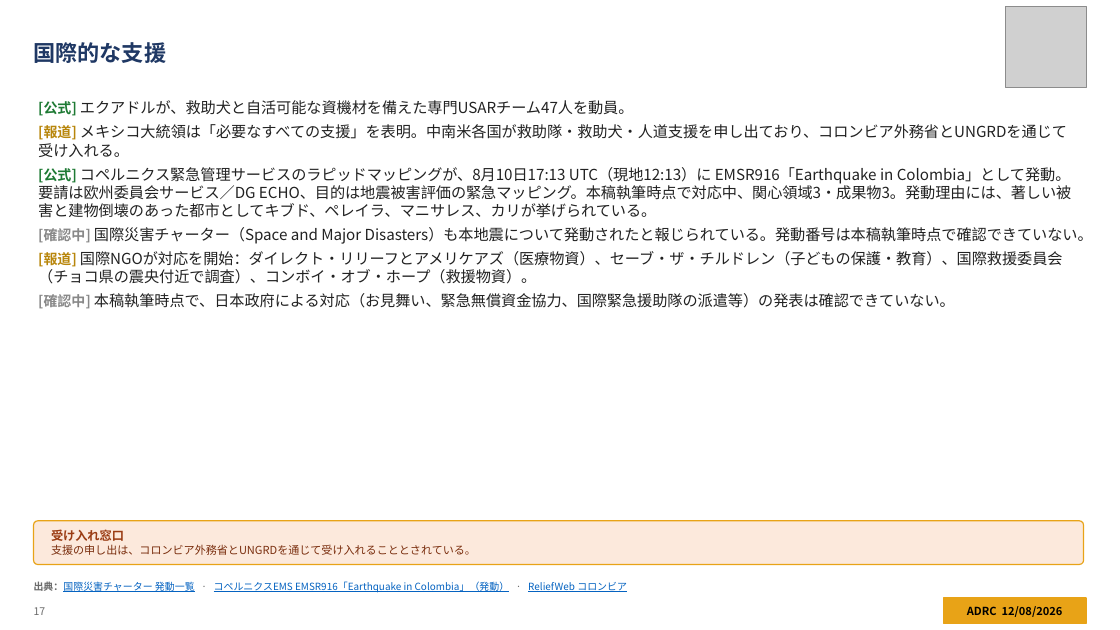
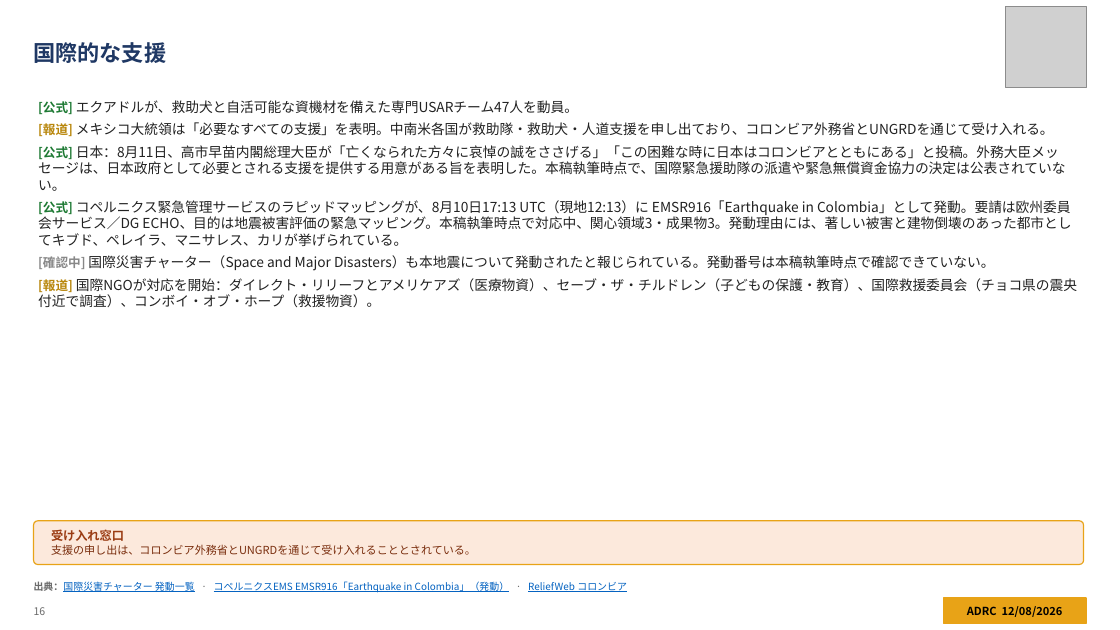
Before and after one commit to kochobi-max/whatsmap, a slide deck: slide 16 of reports/colombia_eq_20260810/output/ADRC_EQ_COL_Choco_20260810_JA.pptx (slide 17 before the commit). Drawn at 1120x630 pixels with LibreOffice and Linux fonts; fonts in the diff are those of the drawing; grey boxes stand for pictures. Boxes give left, top, right and bottom in pixels: in the first picture for what was removed or moved away, otherwise in the second. Text is boxed around its words. In the diff, an @@ line names an element or a change of style, - is before the commit and + after.

```diff
--- a/reports/colombia_eq_20260810/output/ADRC_EQ_COL_Choco_20260810_JA.pptx
+++ b/reports/colombia_eq_20260810/output/ADRC_EQ_COL_Choco_20260810_JA.pptx
@@ text at [38, 100, 1077, 307]: size 12 to 10.8 pt in "[公式]", "[報道]", "[公式]", "[確認中]" and 1 more places; size 13 to 11.8 pt in "エクアドルが、救助犬と自活可能な資機材を備えた専門USARチーム47人を動員。", "メキシコ大統領は「必要なすべての支援」を表明。中南米各国が救助隊・救助犬・人道支援を申し出ており、コロンビア外務省とUN ...", "コペルニクス緊急管理サービスのラピッドマッピングが、8月10日17:13 UTC（現地12:13）に EMSR916「E ...", "国際災害チャーター（Space and Major Disasters）も本地震について発動されたと報じられている。発動 ..." and 1 more places @@
@@ text at [38, 145, 1065, 191]: paragraph added @@
+• [公式] 日本：8月11日、高市早苗内閣総理大臣が「亡くなられた方々に哀悼の誠をささげる」「この困難な時に日本はコロンビアとともにある」と投稿。外務大臣メッセージは、日本政府として必要とされる支援を提供する用意がある旨を表明した。本稿執筆時点で、国際緊急援助隊の派遣や緊急無償資金協力の決定は公表されていない。
@@ text at [38, 293, 955, 308]: paragraph removed @@
-• [確認中] 本稿執筆時点で、日本政府による対応（お見舞い、緊急無償資金協力、国際緊急援助隊の派遣等）の発表は確認できていない。
@@ text at [34, 607, 46, 615]: text changed @@
-17
+16
```
Also in this commit, not shown: 23 other slides changed, 1 slide added, 1 slide removed, 8 other files.
